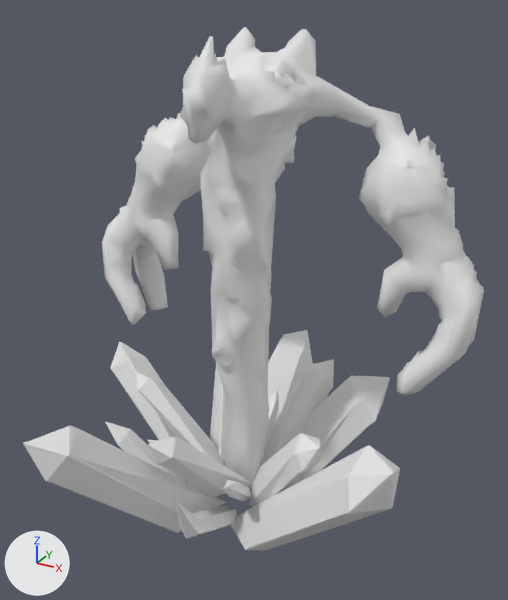
What one commit did to the FBX model Assets/Resources/meshes/towers/slow_tower.FBX.
The view is the same before and after, from a camera (50 mm lens) standing at (0.579, -1.032, 0.917) and looking at (0.02, -0.016, 0.409). The lights are fixed; the arrows at lower left show +X, +Y and +Z. Materials are left out; every surface is plain grey. Where no turn or scale is listed for an object, it has been applied to the vertices.
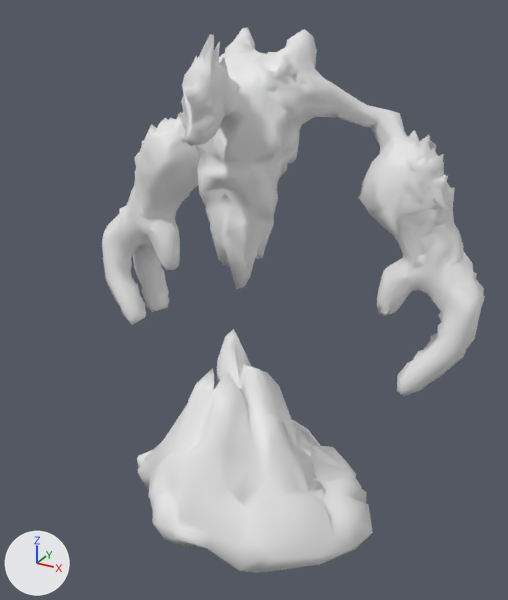
Location of each change, (x1, y1, x2, y2) in pixels of the pictures (508 x 600 px):
'Group40482', reshaped (20% shorter)
    before: (102, 27, 484, 488)
    after: (102, 27, 485, 396)
'Group44462', added
    after: (137, 329, 373, 573)
'Cylinder002', deleted
    before: (23, 330, 400, 550)
'Cylinder01', deleted
    before: (136, 359, 334, 506)

The change, as a diff of the scene's bpy script:
```diff
--- a/Assets/Resources/meshes/towers/slow_tower.FBX.py
+++ b/Assets/Resources/meshes/towers/slow_tower.FBX.py
@@ me_mesh @@
 # used by ob_group40482; location = (0.002, 0.01, 0.71)
-me_mesh.from_pydata(...)  # 1313 vertices, 2622 faces; spans x -0.391..0.391, y -0.199..0.195, z -0.715..0.151
+me_mesh.from_pydata(...)  # 2273 vertices, 4542 faces; spans x -0.393..0.394, y -0.199..0.193, z -0.455..0.15
+# me_mesh part 1: 4 vertices moved within x -0.008..0.203, y -0.182..0.071, z -0.117..0.047; 1281 vertices removed from x -0.391..0.391, y -0.199..0.195, z -0.715..0.151; 2241 vertices added at x -0.393..0.394, y -0.199..0.193, z -0.455..0.15
@@ me_mesh_1 @@
+me_mesh_1.from_pydata(...)  # 346 vertices, 688 faces; spans x -0.211..0.302, y -0.227..0.214, z -0.719..-0.351
@@ ob_cylinder002 @@
-ob_cylinder002 = bpy.data.objects.new('Cylinder002', me_mesh_002)
-ob_cylinder002.location = (-0.017, -0.015, 0.157)
@@ ob_cylinder01 @@
-ob_cylinder01 = bpy.data.objects.new('Cylinder01', me_mesh_001)
-ob_cylinder01.location = (-0.017, -0.015, 0.152)
@@ ob_group44462 @@
+ob_group44462 = bpy.data.objects.new('Group44462', me_mesh_1)
+ob_group44462.location = (-0.02, -0.009, 0.68)
```
